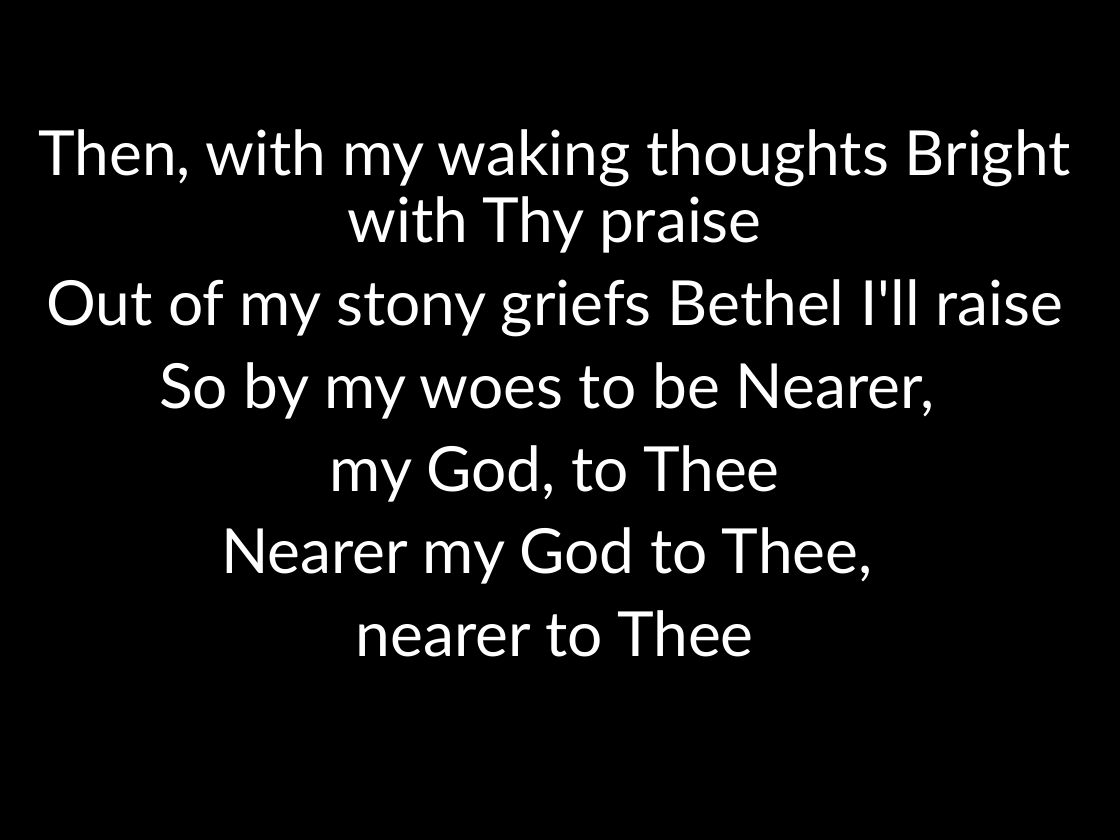
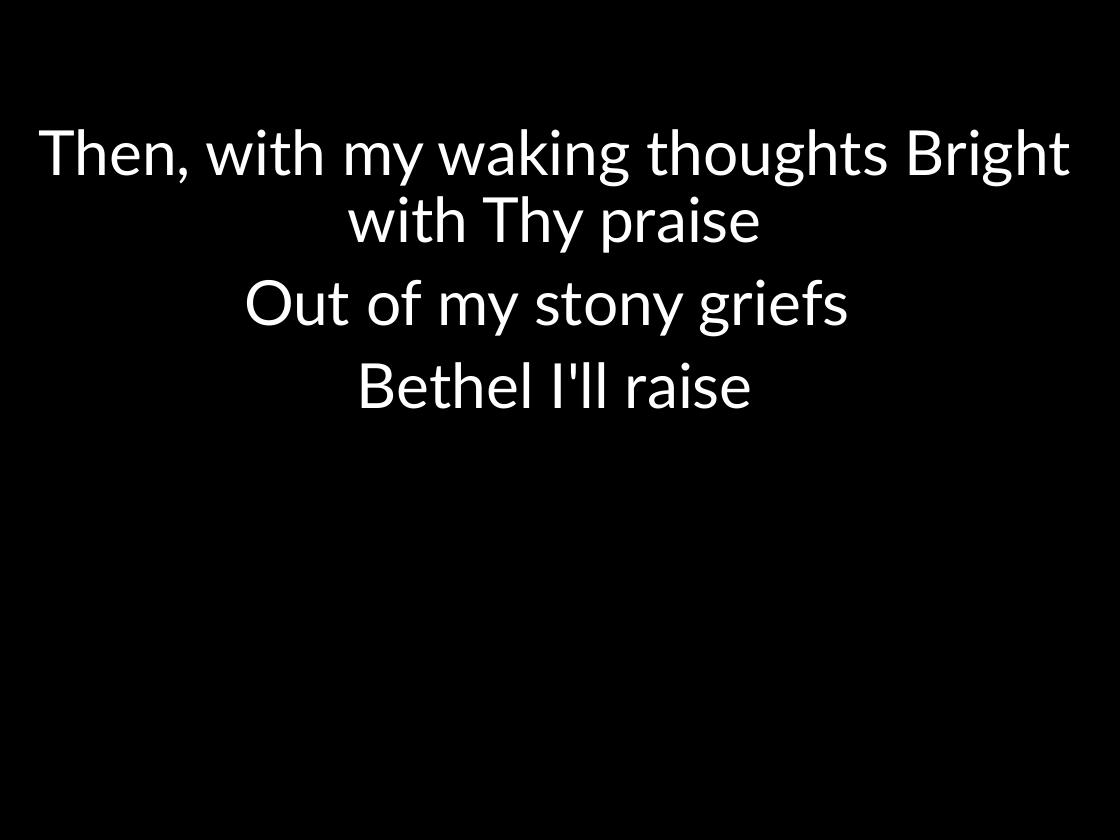
Before and after one commit to kendall412/worship, a slide deck: slide 6 of Nearer My God To Thee .pptx (slide 4 before the commit). Drawn at 1120x840 pixels with LibreOffice and Linux fonts; fonts in the diff are those of the drawing. Boxes give left, top, right and bottom in pixels: in the first picture for what was removed or moved away, otherwise in the second. Text is boxed around its words. In the diff, an @@ line names an element or a change of style, - is before the commit and + after.

```diff
--- a/Nearer My God To Thee .pptx
+++ b/Nearer My God To Thee .pptx
@@ subtitle at [244, 279, 850, 409]: text changed @@
-Out of my stony griefs Bethel I'll raise
-So by my woes to be Nearer,
-my God, to Thee
-Nearer my God to Thee,
-nearer to Thee
+Out of my stony griefs
+Bethel I'll raise
```
Also in this commit, not shown: 3 other slides changed, 4 slides added, 8 other files.
